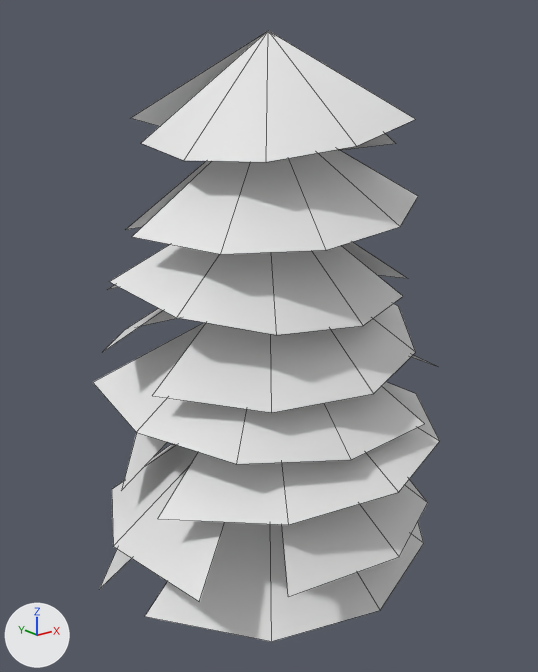
The FBX model Kalevala Pinball/Assets/Models/Spruce.FBX: old version first, new version second.
The view is the same before and after, from a 50 mm lens placed at (-0.2713, 0.1769, 0.1357), pointed at (-0.1823, 0.2881, 0.0912). Lighting does not change. The marker at lower left points along +X, +Y and +Z. Mesh edges are drawn as thin lines. Where no turn or scale is listed for an object, it has been applied to the vertices.

Script lines for the objects in view, before the commit:
```python
ob_spruce_branches002 = bpy.data.objects.new('Spruce Branches002', me_mesh_003)
ob_spruce_branches002.location = (-0.1818, 0.2887, 0.0911)
ob_spruce_branches003 = bpy.data.objects.new('Spruce Branches003', me_mesh_013)
ob_spruce_branches003.parent = ob_spruce
ob_spruce_branches003.location = (-0.0123, 0.0, 6.497)
ob_spruce_branches004 = bpy.data.objects.new('Spruce Branches004', me_mesh_005)
ob_spruce_branches004.parent = ob_spruce
ob_spruce_branches004.location = (-0.0123, 0.0, 7.49)
ob_spruce_branches006 = bpy.data.objects.new('Spruce Branches006', me_mesh_001)
ob_spruce_branches006.parent = ob_spruce
ob_spruce_branches006.location = (-0.00446, 0.0446, 9.872)
ob_spruce_branches010 = bpy.data.objects.new('Spruce Branches010', me_mesh_010)
ob_spruce_branches010.parent = ob_spruce
ob_spruce_branches010.location = (-0.0123, 0.0, 5.505)
ob_spruce_branches013 = bpy.data.objects.new('Spruce Branches013', me_mesh_014)
ob_spruce_branches013.parent = ob_spruce
ob_spruce_branches013.location = (-0.0834, -0.0157, 8.483)
ob_spruce_branches014 = bpy.data.objects.new('Spruce Branches014', me_mesh)
ob_spruce_branches014.parent = ob_spruce
ob_spruce_branches014.location = (-0.00446, 0.0446, 9.872)
# also in view: 'Spruce Branches' at (-0.1796, 0.2733, 0.0567); 'Spruce Branches009' at (-0.1754, 0.2821, 0.0683); 'Spruce Branches001' at (-0.1886, 0.2953, 0.0678); 'Spruce Branches005' at (-0.1859, 0.2826, 0.1095); 'Spruce Branches007' at (-0.1829, 0.2856, 0.1371)
```
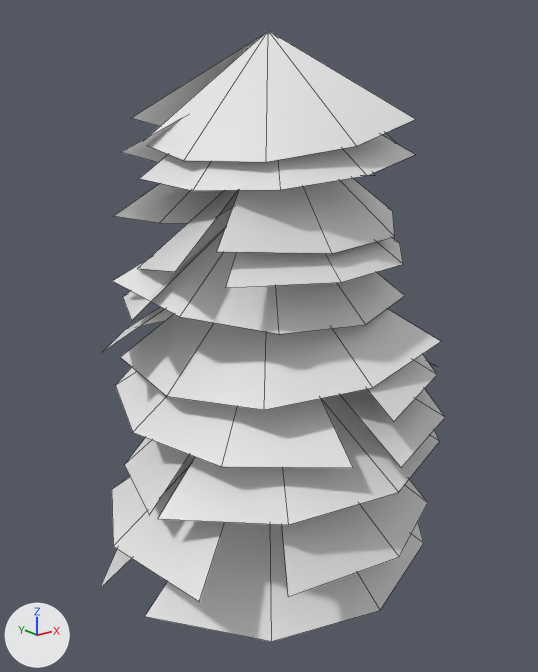
What differs and where, as boxes [x1, y1, x2, y2] in the pictures (538 x 672 px):
'Spruce Branches004', turned: before [152, 304, 415, 413]; after [121, 309, 441, 410]
'Spruce Branches006', moved, turned: before [132, 149, 418, 254]; after [217, 178, 395, 254]
'Spruce Branches003', turned: before [93, 322, 425, 464]; after [115, 367, 353, 468]
'Spruce Branches016', added: after [139, 135, 416, 191]
'Spruce Branches018', added: after [226, 237, 403, 288]
'Spruce Branches020', added: after [340, 389, 445, 468]
'Spruce Branches010', turned: before [122, 432, 167, 490]; after [125, 437, 190, 515]
'Spruce Branches014', turned: before [126, 161, 211, 230]; after [114, 183, 224, 223]
'Spruce Branches019', added: after [138, 190, 239, 272]
'Spruce Branches021', added: after [367, 354, 437, 422]
'Spruce Branches013', turned: before [109, 242, 408, 289]; after [123, 226, 226, 320]
'Spruce Branches017', added: after [121, 118, 375, 176]

What changed in the scene script:
```text
Add me_mesh_019:
    me_mesh_019.from_pydata([(-0.0226, -0.0174, -0.0197), (-0.0053, -0.0258, -0.0199), (0.012, -0.0238, -0.0194), (0.0245, -0.0118, -0.0187), (0.029, 0.0069, -0.0177), (0.0, 0.0, 0.0)], [], [(0, 1, 5), (1, 2, 5), (2, 3, 5), (3, 4, 5)])
Add me_mesh_021:
    me_mesh_021.from_pydata([(-0.0018, -0.0376, -0.019), (0.0201, -0.0293, -0.0186), (0.0328, -0.0124, -0.0195), (0.0326, 0.0086, -0.0218), (0.0199, 0.0281, -0.0244), (0.0, 0.0, 0.0)], [], [(0, 1, 5), (1, 2, 5), (2, 3, 5), (3, 4, 5)])
Add me_mesh_022:
    me_mesh_022.from_pydata([(-0.0012, -0.0349, -0.0201), (0.0197, -0.027, -0.0189), (0.0318, -0.0108, -0.0186), (0.0316, 0.0094, -0.0196), (0.0195, 0.0281, -0.0214), (0.0, 0.0, 0.0)], [], [(0, 1, 5), (1, 2, 5), (2, 3, 5), (3, 4, 5)])
Add me_mesh_018:
    me_mesh_018.from_pydata([(0.0228, -0.0059, -0.0198), (0.0176, 0.0103, -0.0209), (0.006, 0.0203, -0.0201), (-0.0092, 0.0213, -0.0178), (-0.0238, 0.0131, -0.0144), (0.0, 0.0, 0.0)], [], [(0, 1, 5), (1, 2, 5), (2, 3, 5), (3, 4, 5)])
Add me_mesh_020:
    me_mesh_020.from_pydata([(0.0221, 0.0164, -0.0211), (0.0043, 0.0235, -0.0227), (-0.0128, 0.0205, -0.0225), (-0.0245, 0.0078, -0.0206), (-0.0279, -0.0109, -0.0175), (0.0, 0.0, 0.0)], [], [(0, 1, 5), (1, 2, 5), (2, 3, 5), (3, 4, 5)])
Add me_mesh_017:
    me_mesh_017.from_pydata([(-0.0212, 0.0115, -0.0191), (-0.0208, -0.0055, -0.0198), (-0.0123, -0.0184, -0.0191), (0.0022, -0.0234, -0.0174), (0.0186, -0.0195, -0.0148), (0.0, 0.0, 0.0)], [], [(0, 1, 5), (1, 2, 5), (2, 3, 5), (3, 4, 5)])
Change ob_spruce_branches014:
    ob_spruce_branches014.rotation_euler: (0.0, 0.0, 0.0) -> (-0.0456, 0.15, 0.0522)  # degrees (0, 0, 0) -> degrees (-2.6, 8.6, 3)
Change ob_spruce_branches004:
    ob_spruce_branches004.rotation_euler: (0.0, 0.0, 0.0) -> (0.0, 0.0, -0.785)  # degrees (0, 0, 0) -> degrees (0, 0, -45)
Change ob_spruce_branches006:
    ob_spruce_branches006.location: (-0.00446, 0.0446, 9.872) -> (-0.0123, 0.0, 9.872)
    ob_spruce_branches006.rotation_euler: (0.0, 0.0, 0.0) -> (0.0, 0.0, 0.785)  # degrees (0, 0, 0) -> degrees (0, 0, 45)
Change ob_spruce_branches013:
    ob_spruce_branches013.rotation_euler: (0.0, 0.0, 0.0) -> (0.0, 0.0, 0.785)  # degrees (0, 0, 0) -> degrees (0, 0, 45)
Change ob_spruce_branches003:
    ob_spruce_branches003.rotation_euler: (0.0, 0.0, 0.0) -> (0.0, 0.0, -0.785)  # degrees (0, 0, 0) -> degrees (0, 0, -45)
Change ob_spruce_branches010:
    ob_spruce_branches010.rotation_euler: (0.0, 0.0, 0.0) -> (-0.14, 0.112, 0.342)  # degrees (0, 0, 0) -> degrees (-8, 6.4, 20)
Add ob_spruce_branches018:
    ob_spruce_branches018 = bpy.data.objects.new('Spruce Branches018', me_mesh_019)
    ob_spruce_branches018.location = (-0.1818, 0.2889, 0.1273)
Add ob_spruce_branches020:
    ob_spruce_branches020 = bpy.data.objects.new('Spruce Branches020', me_mesh_021)
    ob_spruce_branches020.location = (-0.1818, 0.2887, 0.0963)
Add ob_spruce_branches021:
    ob_spruce_branches021 = bpy.data.objects.new('Spruce Branches021', me_mesh_022)
    ob_spruce_branches021.location = (-0.1818, 0.2887, 0.1047)
Add ob_spruce_branches017:
    ob_spruce_branches017 = bpy.data.objects.new('Spruce Branches017', me_mesh_018)
    ob_spruce_branches017.location = (-0.1818, 0.2887, 0.1415)
Add ob_spruce_branches019:
    ob_spruce_branches019 = bpy.data.objects.new('Spruce Branches019', me_mesh_020)
    ob_spruce_branches019.location = (-0.1818, 0.2887, 0.1273)
Add ob_spruce_branches016:
    ob_spruce_branches016 = bpy.data.objects.new('Spruce Branches016', me_mesh_017)
    ob_spruce_branches016.location = (-0.1818, 0.2887, 0.1415)
```
